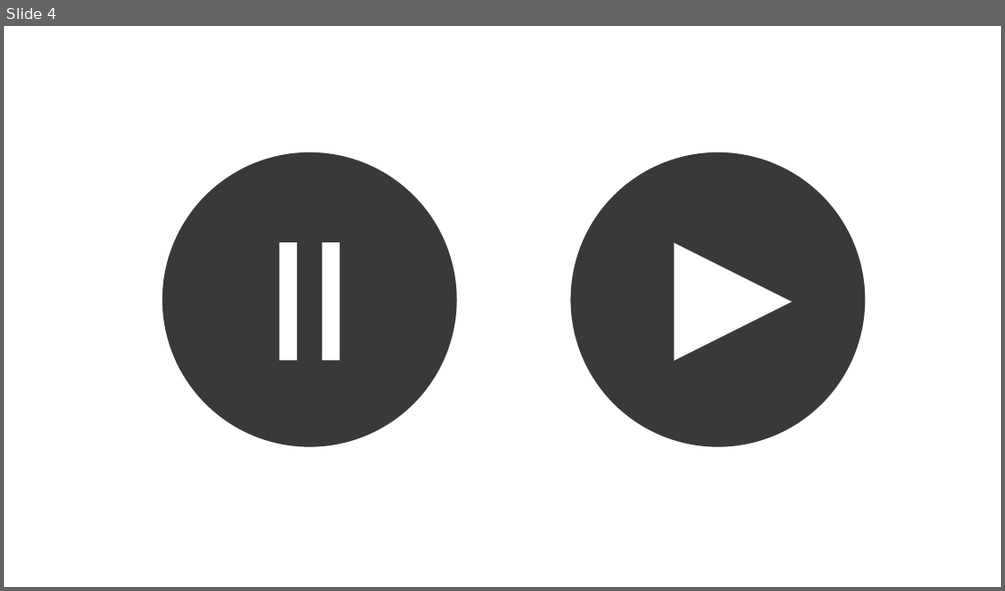
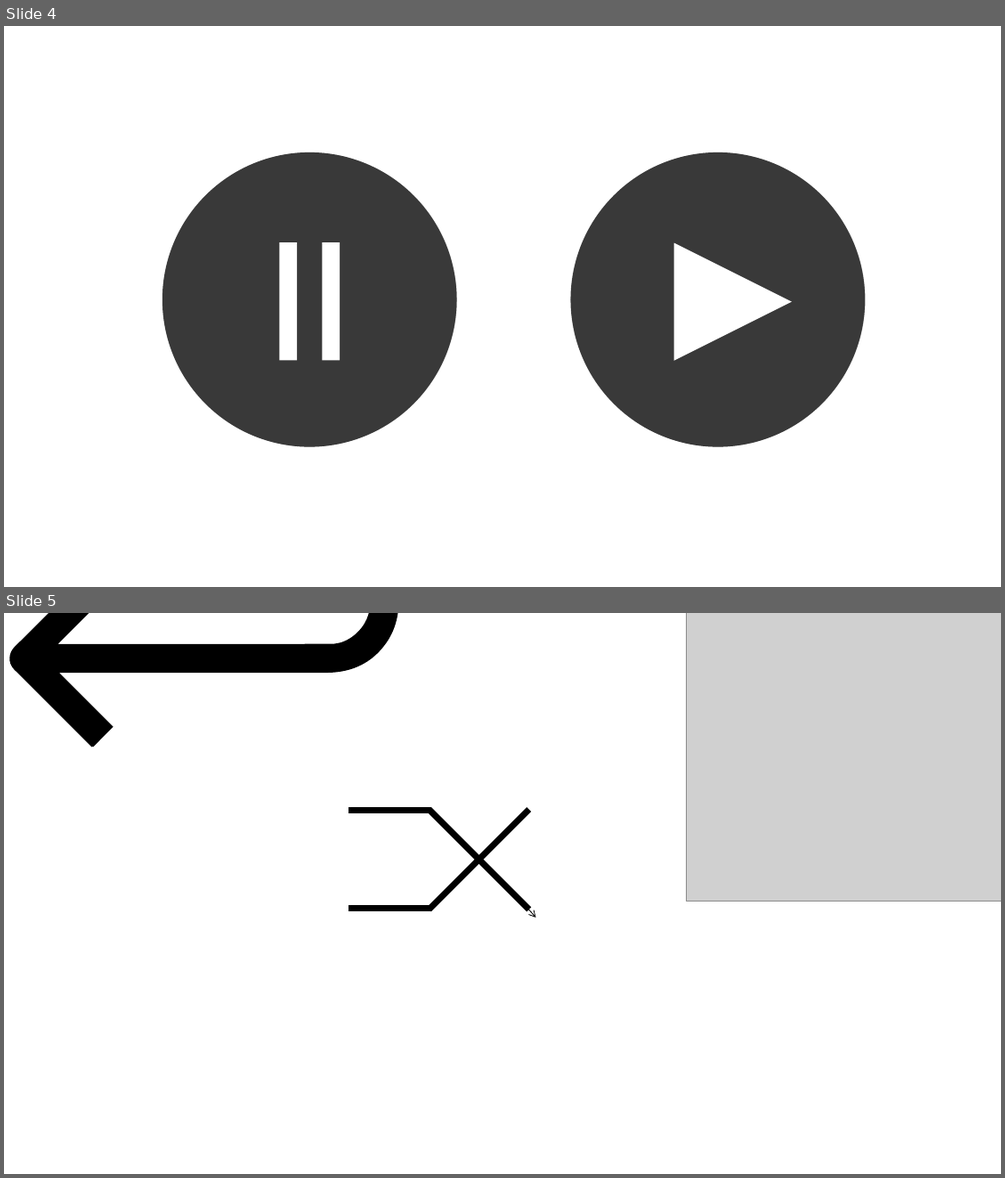
Before and after one commit to abman95/mp3Player, a slide deck: Wallpaper/Music Player Icons Selfmade.pptx. Shown one above the other, each under a label of ours: slide 4 before the commit, slides 4 and 5 after it. The pictures are 1005x591 and 1005x1178 pixels, drawn with LibreOffice and Linux fonts; fonts in the diff are those of the drawing; grey boxes stand for pictures; background and template pictures are left out. Boxes give left, top, right and bottom in pixels: in the first picture for what was removed or moved away, otherwise in the second. Text is boxed around its words. In the diff, an @@ line names an element or a change of style, - is before the commit and + after.

```diff
--- a/Wallpaper/Music Player Icons Selfmade.pptx
+++ b/Wallpaper/Music Player Icons Selfmade.pptx
@@ slide 5 added at <box>4,613,1001,1174</box>, background #FFFFFF @@
@@ freeform shape added at <box>9,613,399,747</box>, fill #000000 @@
@@ picture added at <box>686,613,1001,900</box> @@
@@ line added from (348, 811) to (431, 811), #000000 6 pt @@
@@ line added from (529, 810) to (429, 909), #000000 6 pt @@
@@ line added from (429, 810) to (529, 909), #000000 6 pt @@
@@ arrow added from (507, 884) to (535, 917), #000000 0.75 pt @@
@@ line added from (348, 908) to (431, 908), #000000 6 pt @@
```
Also in this commit, not shown: 1 slide removed, 9 other files.
